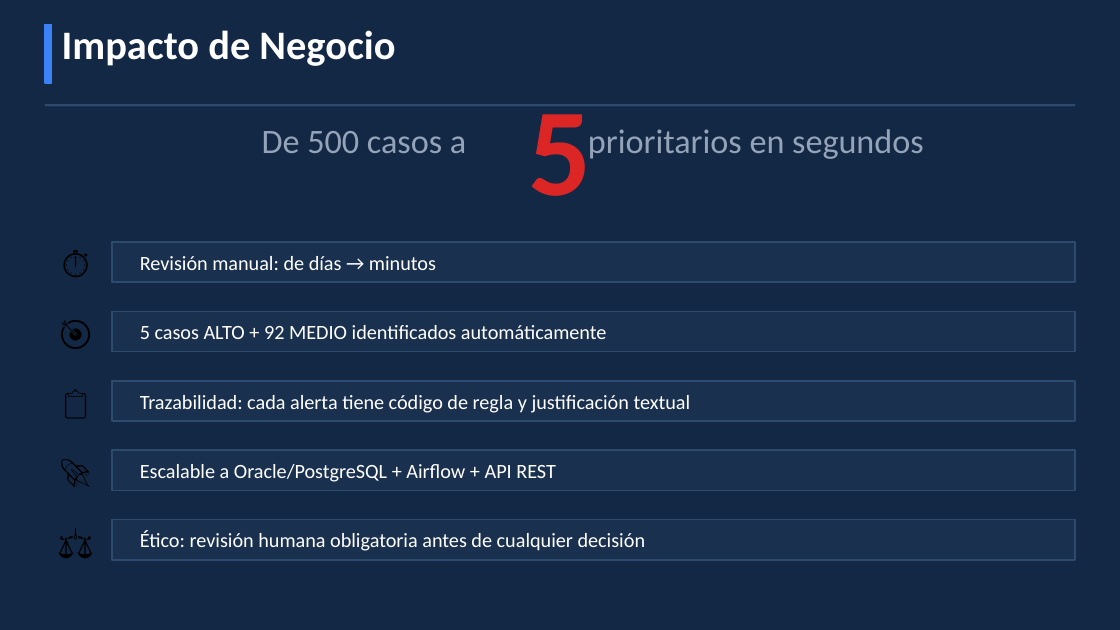
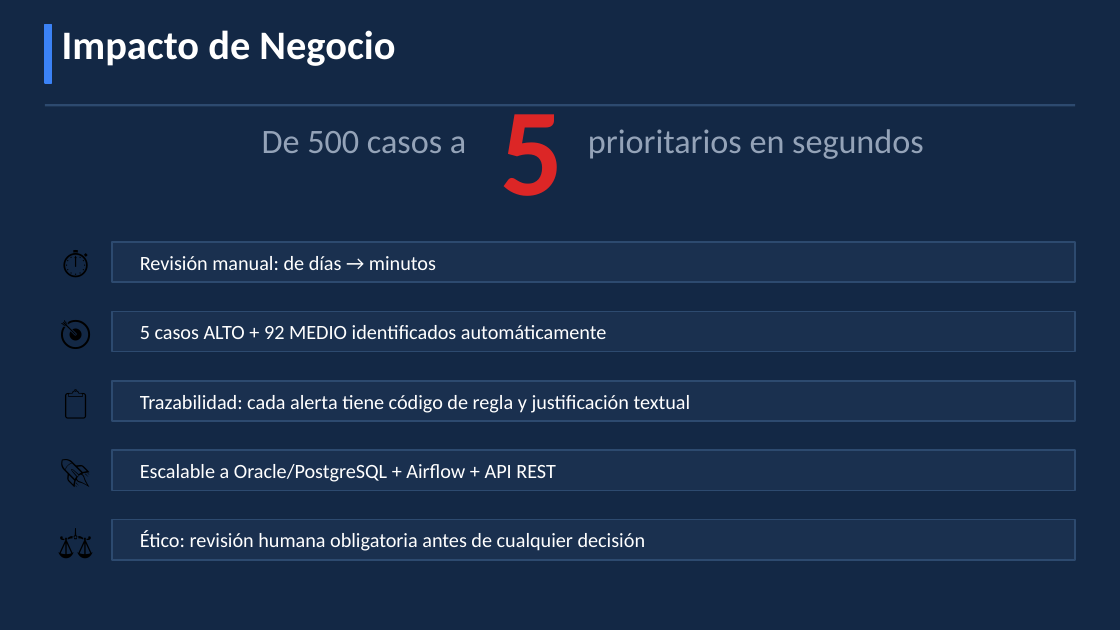
Before and after one commit to OppaDev/hackiathon-aseguradora-del-sur, a slide deck: slide 8 of presentation/pitch_fraudia_claims.pptx. Drawn at 1120x630 pixels with LibreOffice and Linux fonts; fonts in the diff are those of the drawing. Boxes give left, top, right and bottom in pixels: in the first picture for what was removed or moved away, otherwise in the second. Text is boxed around its words. In the diff, an @@ line names an element or a change of style, - is before the commit and + after.

```diff
--- a/presentation/pitch_fraudia_claims.pptx
+++ b/presentation/pitch_fraudia_claims.pptx
@@ text "5": place and size @@
-text "5" at (528, 104, 591, 196)
+text "5" at (500, 104, 563, 196)
```
Also in this commit, not shown: 3 other slides changed, 1 other file.
